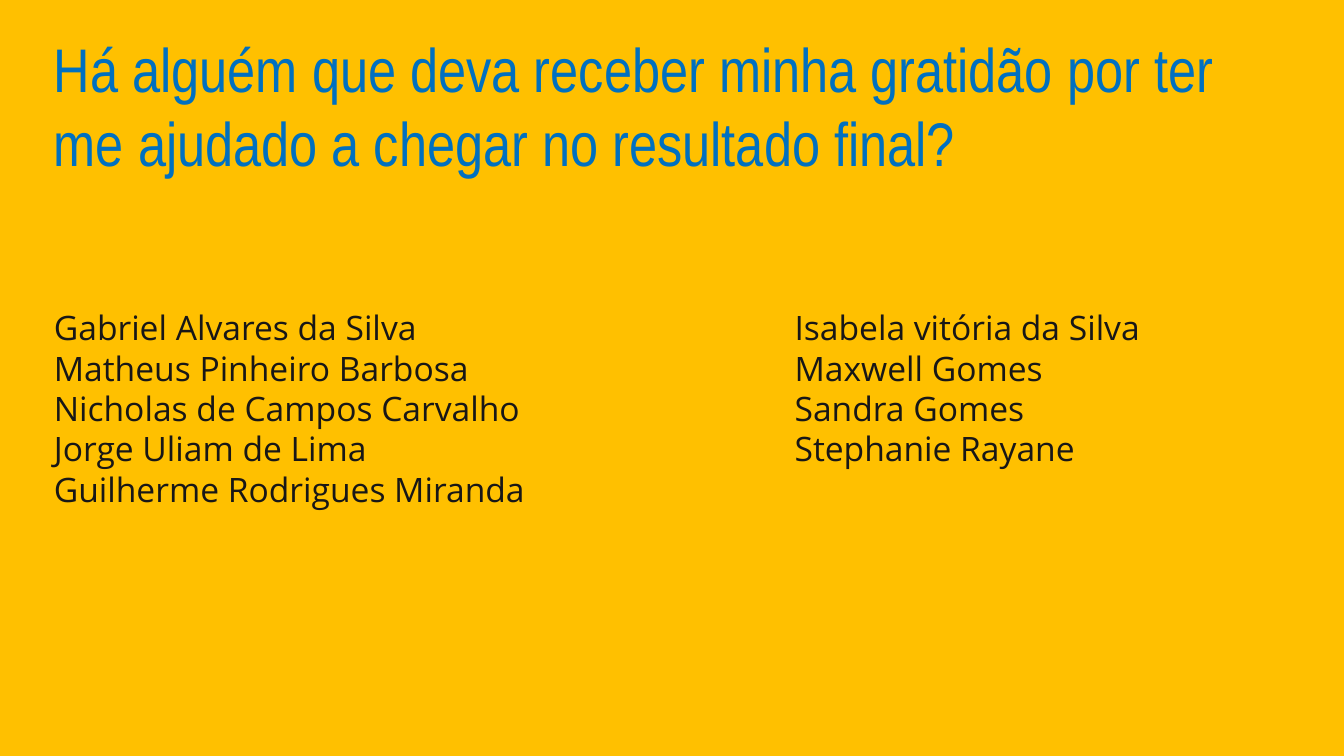
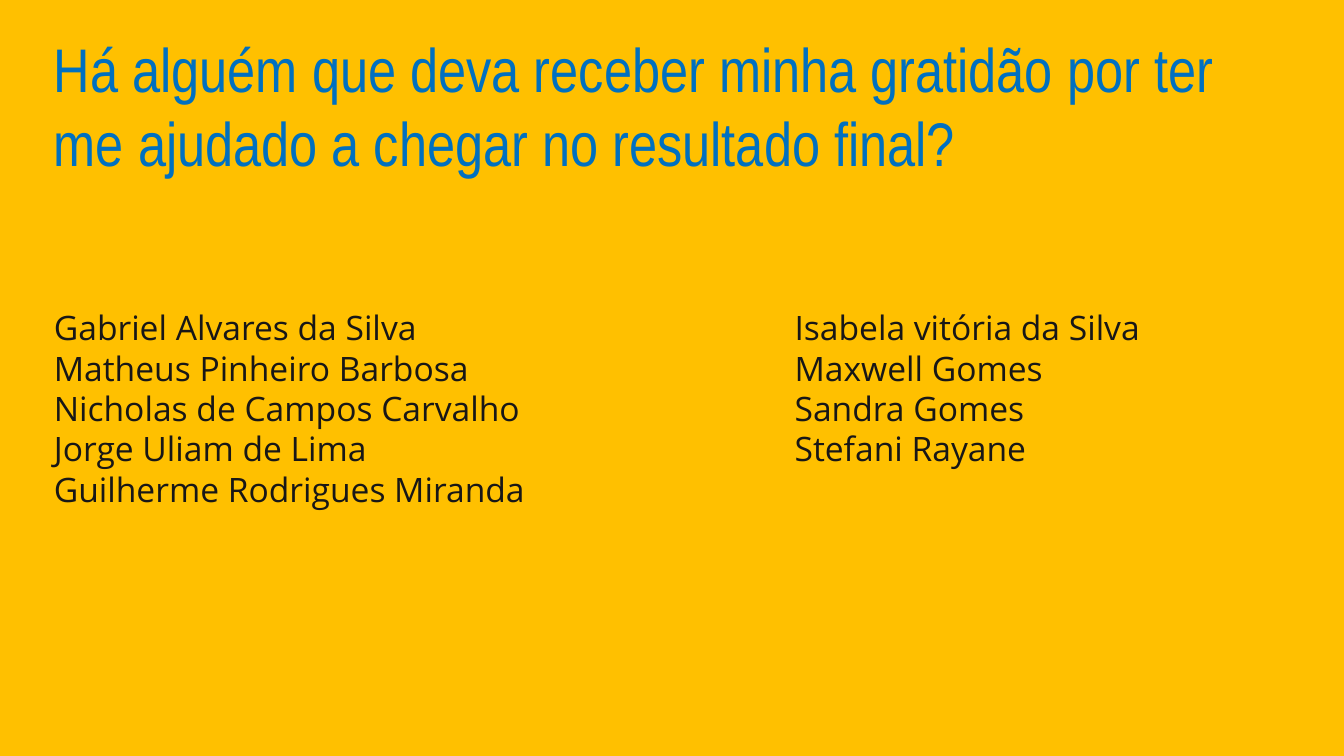
Before and after one commit to BrunoRGSilva/projeto-individual-adsb, a slide deck: slide 6 of documentacao/Apresentação do Projeto individual.pptx. Drawn at 1344x756 pixels with LibreOffice and Linux fonts; fonts in the diff are those of the drawing. Boxes give left, top, right and bottom in pixels: in the first picture for what was removed or moved away, otherwise in the second. Text is boxed around its words. In the diff, an @@ line names an element or a change of style, - is before the commit and + after.

```diff
--- a/documentacao/Apresentação do Projeto individual.pptx
+++ b/documentacao/Apresentação do Projeto individual.pptx
@@ text at <box>795,435,1027,469</box>: text changed @@
-Stephanie Rayane
+Stefani Rayane
```
Also in this commit, not shown: 1 slide added, 2 other files.
